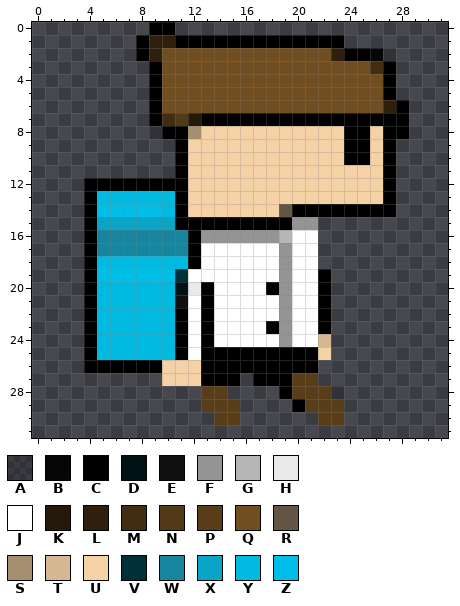
File history of a pixel-art sprite, android/assets/player-jumping.png. The first picture shows the starting point.
The file is 32x32 pixels. Pixels under 10% opacity are left out. Colours within 5 levels of each other are drawn and written as one.
Palette (. is transparent): A #0000002b  B #000000eb  C #000000  D #001215  E #101010  F #949494  G #b6b6b6  H #e9e9e9  J #ffffff  K #24190a  L #2f200e  M #422d13  N #523918  P #593d19  Q #714e21  R #645644  S #a68f71  T #d5b891  U #f4d2a6  V #00313b  W #16859d  X #09a4c6  Y #00bae2  Z #00bee8
Pixels before, first column x 4:
 0 .....CC..................
 1 ....CLLCCCCCCCCCCCCC.....
 2 ....CLQQQQQQQQQQQQQLCCBA.
 3 .....CQQQQQQQQQQQQQQQQMC.
 4 .....CQQQQQQQQQQQQQQQQQC.
 5 .....CQQQQQQQQQQQQQQQQQC.
 6 .....CQQQQQQQQQQQQQQQQQLC
 7 .....CMNKCCCCCCCCCCCCCCCC
 8 .....ACCSUUUUUUUUUUUCCUCC
 9 .......CUUUUUUUUUUUUCCUC.
10 .......CUUUUUUUUUUUUCCUC.
11 .......CUUUUUUUUUUUUUUUC.
12 CCCCCCCCUUUUUUUUUUUUUUUC.
13 CYYYYYYCUUUUUUUUUUUUUUUC.
14 CZZZZZYCUUUUUUURCCCCCCCC.
15 CXXXXXXCCCCCCCCCFF.......
16 CWWWWWWWCFFFFFFGJJ.......
17 CWWWWWWWCJJJJJJFJJ.......
18 CYYYYYYYCJJJJJJFJJ.......
19 CZZZZZZVJJJJJJJFJJC......
20 CYYYYYYDHCJJJJCFJJC......
21 CYYYYYYEJCJJJJJFJJC......
22 CYYYYYYCJCJJJJJFJJC......
23 CYYYYYYCJCJJJJCFJJC......
24 CYYYYYYCJCJJJJJFJJT......
25 CYYYYYYCJCCCCCCCCCU......
26 CCCCCCUUUCCCCCCCCC.......
27 ......UUUCCC.CCCPP.......
28 .........PP....CPPPA.....
29 .........PPP....CPPP.....
30 ..........PP......PP.....
After the commit:
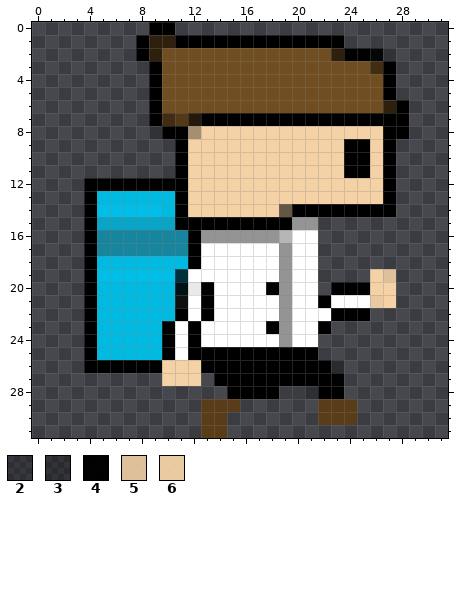
Colours new in this view: 2 #00000037  3 #00000048  4 #000000f9  5 #f4d2a6df  6 #f4d2a6f0
Changes in this commit:
y 8: x 24..25 CC -> UU
y 11: x 24..25 UU -> CC
y 19: x 22 C -> .; x 26..27 .. -> U5
y 20: x 22..27 C..... -> .CCCUU
y 21: x 23..27 ..... -> JJJ6U
y 22: x 22..25 C... -> JCCC
y 23: x 10..13 YCJC -> CJCJ
y 24: x 10..13 YCJC -> CJCJ; x 22 T -> .
y 25: x 10..12 YCJ -> CJC; x 22 U -> .
y 26: x 22..23 .. -> C3
y 27: x 13 C -> .; x 16 . -> C; x 20..23 PP.. -> CCC4
y 28: x 13..23 PP....CPPPA -> ..CCCC.A2CC
y 29: x 20..21 CP -> ..; x 24 . -> P
y 30: x 13 . -> P; x 15 P -> .; x 24 . -> P
y 31: x 13..14 .. -> PP
Pixel boxes of the changes (left, top, right, bottom) in both pictures:
changed: (344, 126, 370, 178)
changed: (162, 269, 396, 438)
